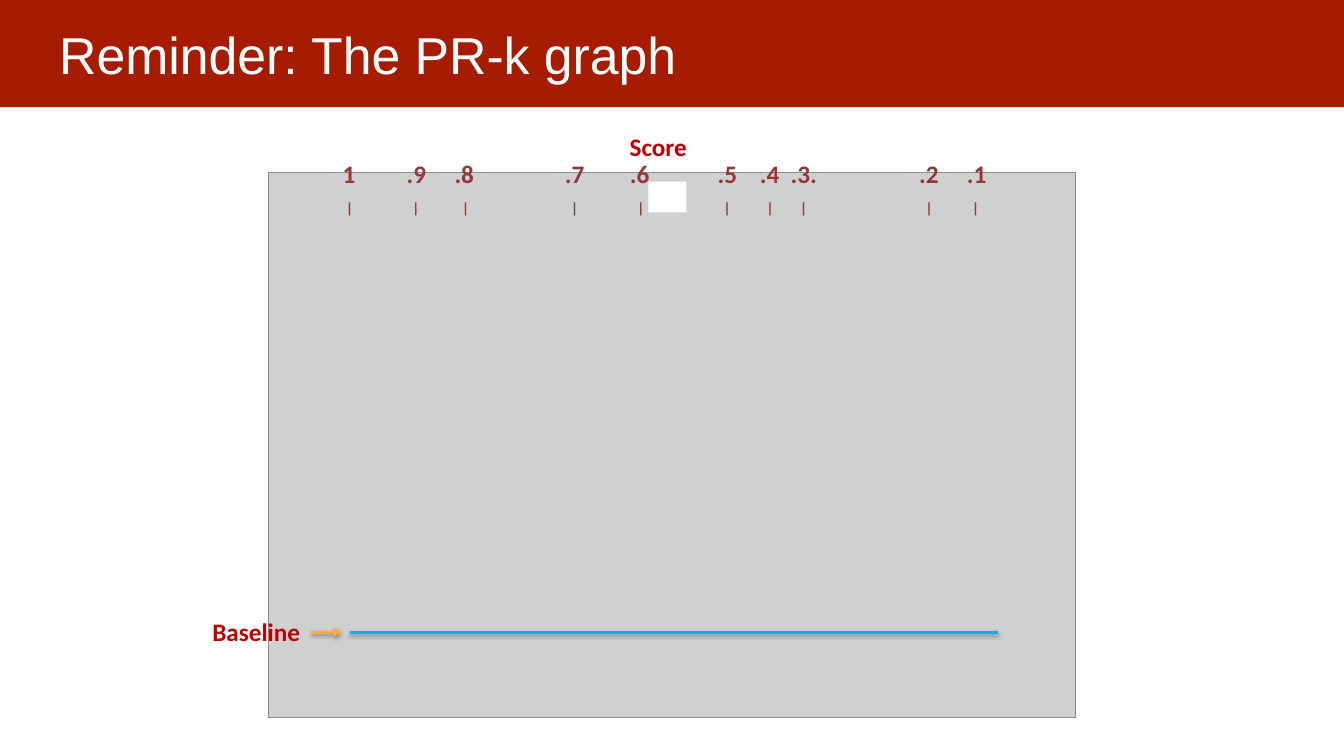
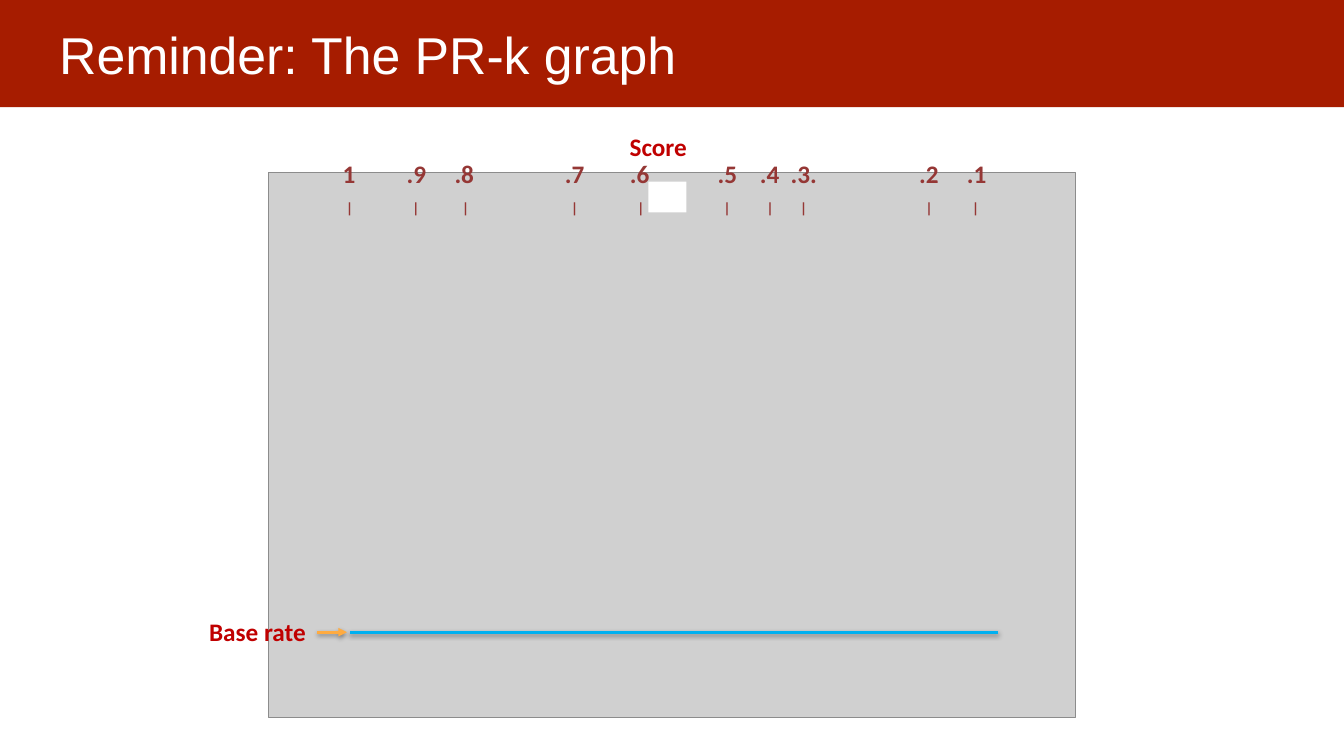
Before and after one commit to dssg/MLinPractice, a slide deck: slide 5 of Lectures/Lecture10-ModelSelection2.pptx (slide 4 before the commit). Drawn at 1344x756 pixels with LibreOffice and Linux fonts; fonts in the diff are those of the drawing; grey boxes stand for pictures. Boxes give left, top, right and bottom in pixels: in the first picture for what was removed or moved away, otherwise in the second. Text is boxed around its words. In the diff, an @@ line names an element or a change of style, - is before the commit and + after.

```diff
--- a/Lectures/Lecture10-ModelSelection2.pptx
+++ b/Lectures/Lecture10-ModelSelection2.pptx
@@ text at box(209, 621, 306, 648): text changed @@
-Baseline
+Base rate
@@ arrow moved from (312, 632) - (342, 632) to (318, 632) - (347, 632) @@
```
Also in this commit, not shown: 2 other slides changed, 1 slide added.
